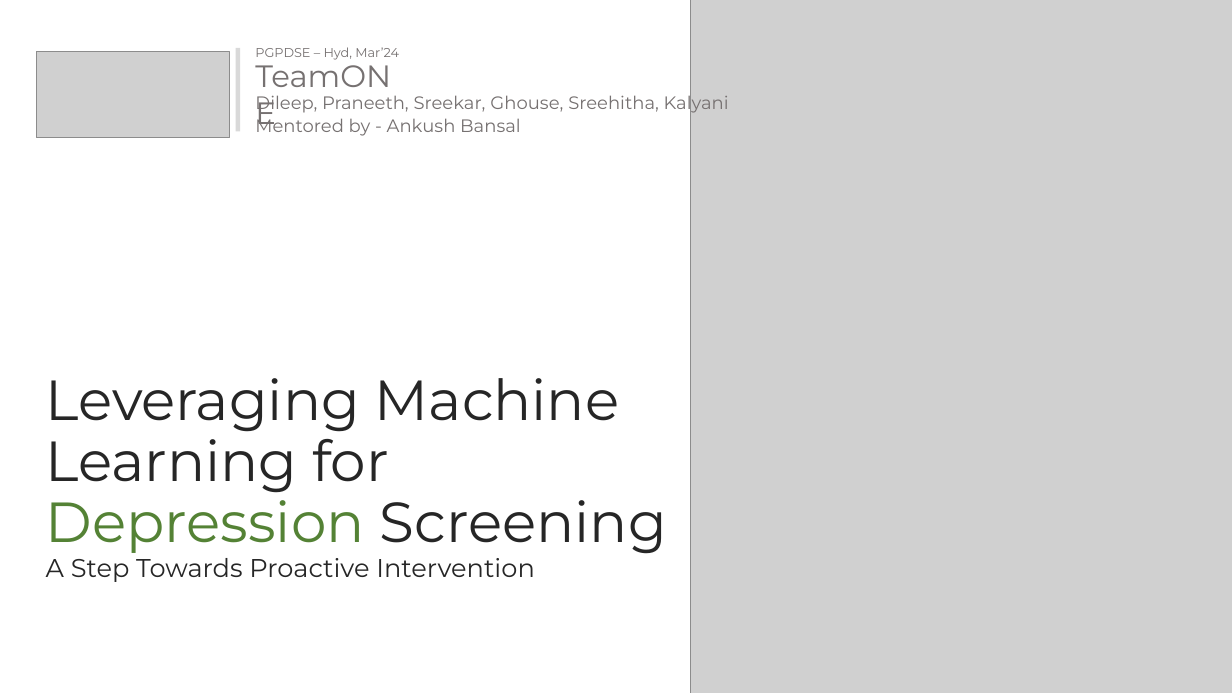
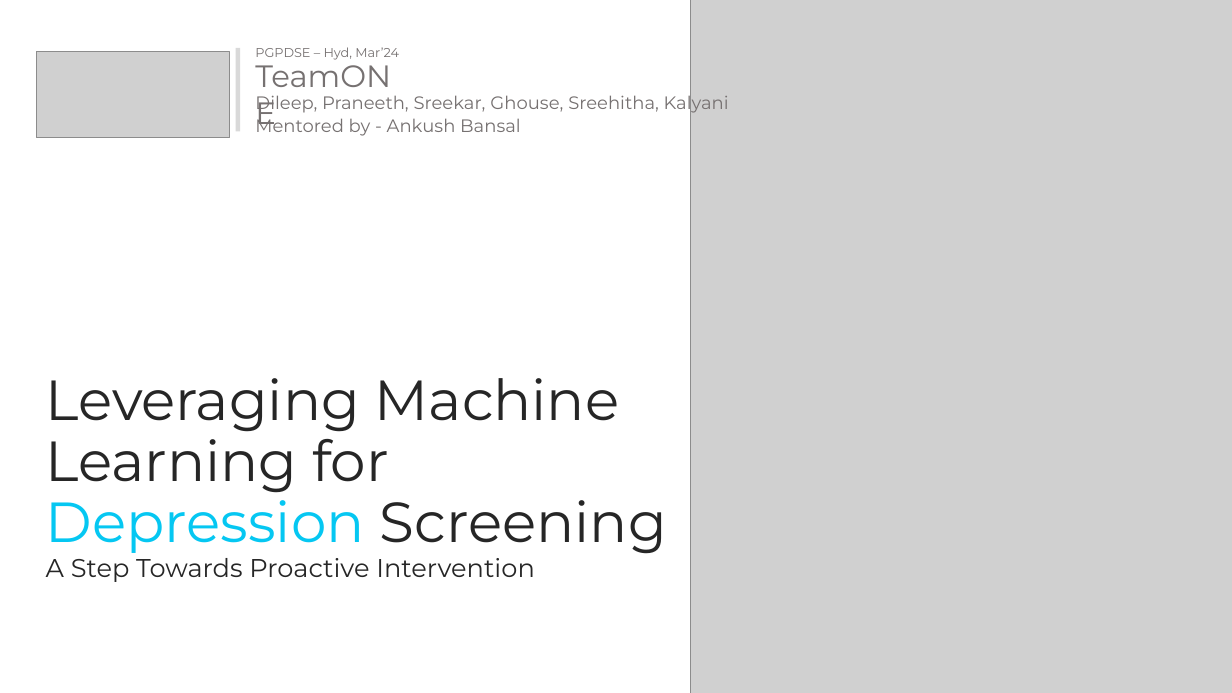
Before and after one commit to sreekarnavarasala/deppression-prediction, a slide deck: slide 2 of PPTs/Presentation1.pptx. Drawn at 1232x693 pixels with LibreOffice and Linux fonts; fonts in the diff are those of the drawing; grey boxes stand for pictures. Boxes give left, top, right and bottom in pixels: in the first picture for what was removed or moved away, otherwise in the second. Text is boxed around its words. In the diff, an @@ line names an element or a change of style, - is before the commit and + after.

```diff
--- a/PPTs/Presentation1.pptx
+++ b/PPTs/Presentation1.pptx
@@ title "Leveraging Machine Learning for Depression ..." at [46, 378, 667, 582]: text colour #548235 to #05C7F2 in "Depression" @@
```
Also in this commit, not shown: 16 other files.
